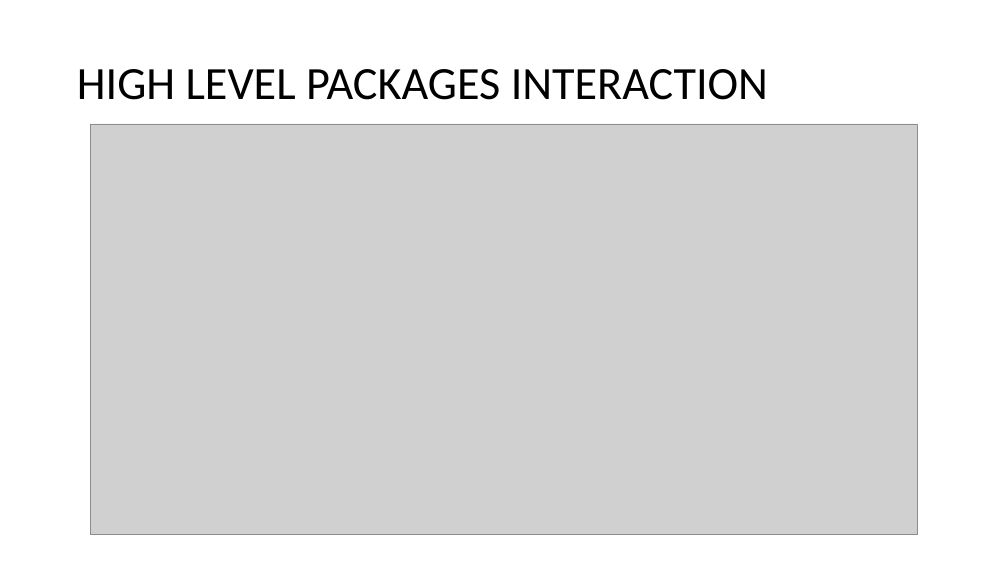
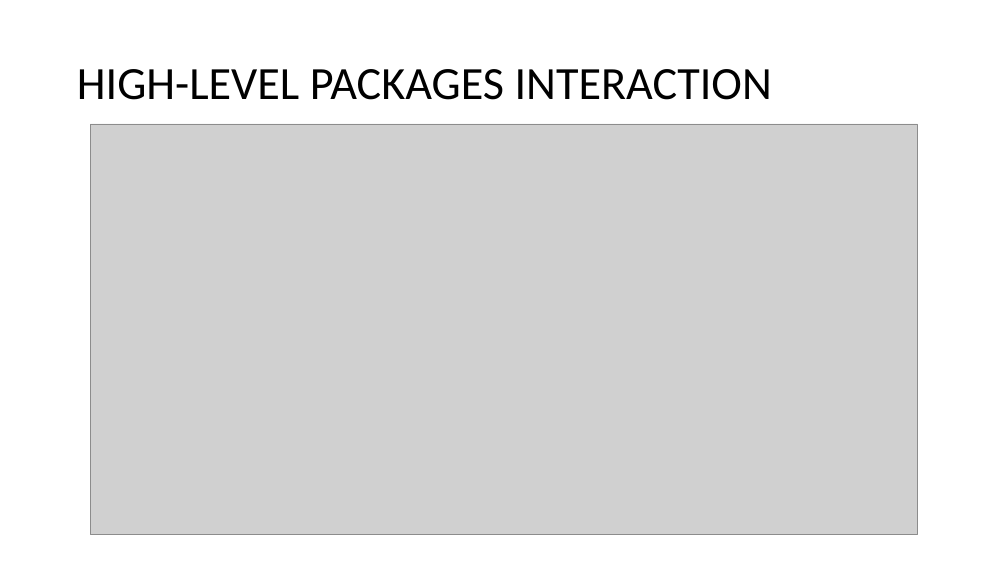
Before and after one commit to Lore9994/CroceBoglioSE2, a slide deck: slide 13 of presentation/PowerEnjoy.pptx. Drawn at 1008x567 pixels with LibreOffice and Linux fonts; fonts in the diff are those of the drawing; grey boxes stand for pictures. Boxes give left, top, right and bottom in pixels: in the first picture for what was removed or moved away, otherwise in the second. Text is boxed around its words. In the diff, an @@ line names an element or a change of style, - is before the commit and + after.

Commit message:
Update presentation

```diff
--- a/presentation/PowerEnjoy.pptx
+++ b/presentation/PowerEnjoy.pptx
@@ title at (77, 69, 772, 100): text changed @@
-HIGH LEVEL PACKAGES INTERACTION
+HIGH-LEVEL PACKAGES INTERACTION
```
Also in this commit, not shown: 1 other slide changed, 1 slide added.
